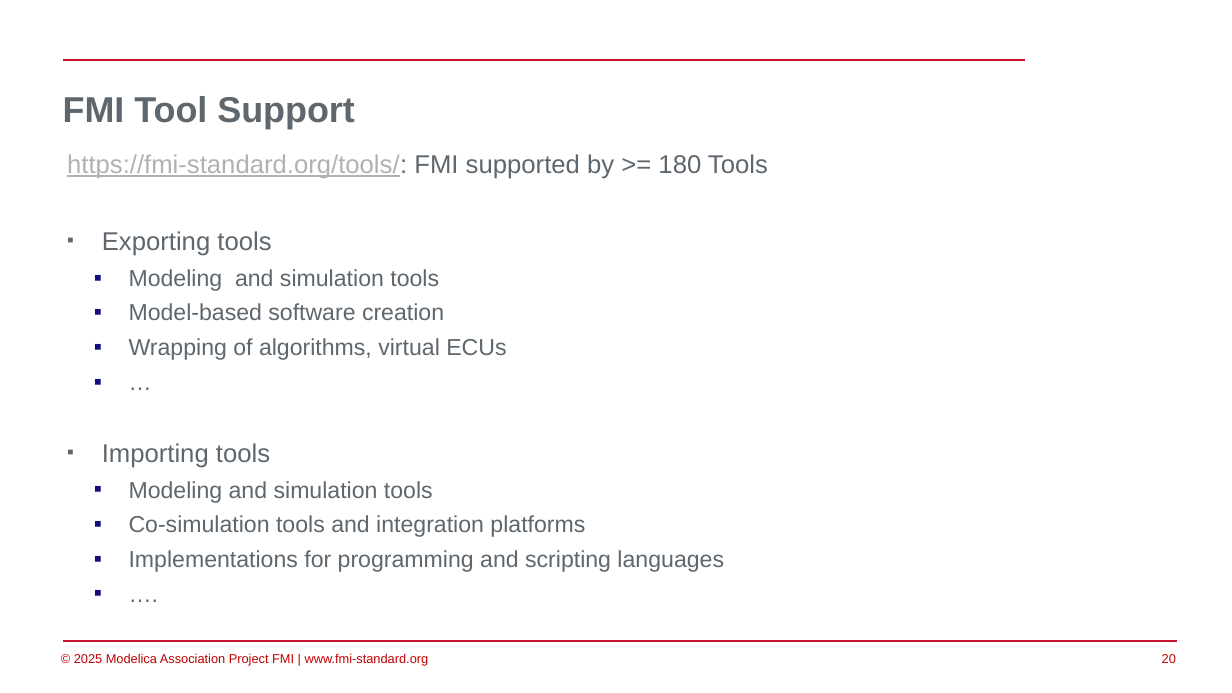
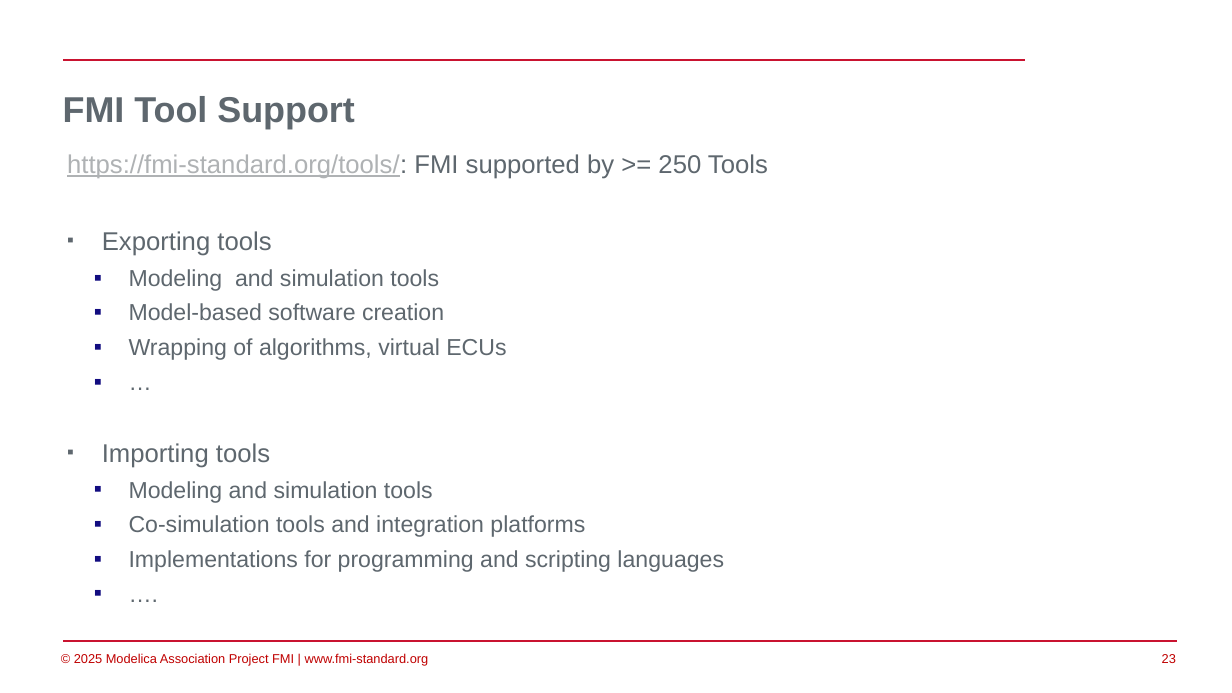
Before and after one commit to modelica/fmi-beginners-tutorial-2025, a slide deck: slide 23 of part1/Introduction-to-FMI.pptx (slide 20 before the commit). Drawn at 1232x693 pixels with LibreOffice and Linux fonts; fonts in the diff are those of the drawing; background and template pictures are left out. Boxes give left, top, right and bottom in pixels: in the first picture for what was removed or moved away, otherwise in the second. Text is boxed around its words. In the diff, an @@ line names an element or a change of style, - is before the commit and + after.

```diff
--- a/part1/Introduction-to-FMI.pptx
+++ b/part1/Introduction-to-FMI.pptx
@@ text at box(67, 154, 768, 179): text changed @@
-https://fmi-standard.org/tools/: FMI supported by >= 180 Tools
+https://fmi-standard.org/tools/: FMI supported by >= 250 Tools
@@ page number at box(1162, 654, 1176, 663): text changed @@
-20
+23
```
Also in this commit, not shown: 1 other slide changed, 3 slides added.
